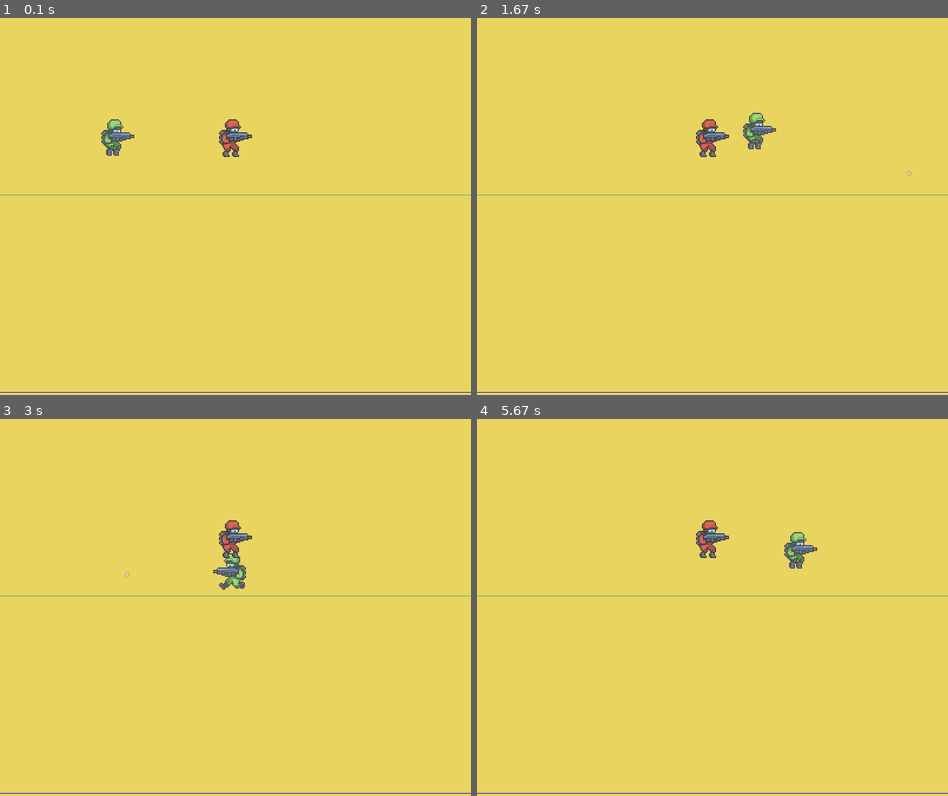
Above: before the commit, frames 1-4 (two rows, left to right).
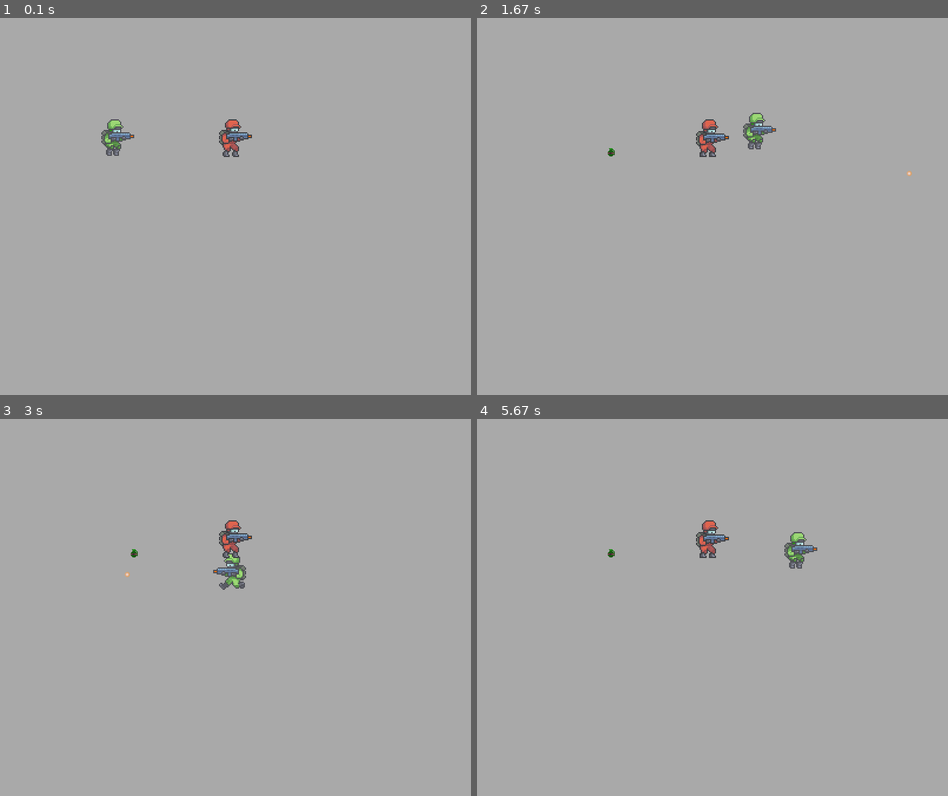
Above: after the commit, the same moments.

Repository: zen3t/Pygame
Game: pygame game, started from Jogo2/jogo/jogo/Nivel_01.py
Same seed, same stepped clock (60 frames per second), same inputs: the game is played once before the commit and once after it.
Inputs:
- Up to frame 1 (0.1 s): no input
- Up to frame 2 (1.67 s): hold Q 0.33-0.8 s; hold D 0.33-0.8 s; hold D 0.83-1.3 s; tap Space at 0.9, 1.2, 1.4 s; hold W 1.33-1.63 s
- Up to frame 3 (3 s): hold D 1.67-2.13 s; tap Space at 1.73, 2.03, 2.23, 2.53, 2.8 s; hold A 2.17-2.7 s; hold A from 2.73 s (still down)
- Up to frame 4 (5.67 s): tap Space at 3.1, 3.23, 3.63, 3.93, 4.3, 4.6, 4.8, 5.1, 5.3, 5.63 s; release A at 3.13 s; hold W 3.17-3.53 s; hold D 3.57-4.2 s; hold A 4.23-4.7 s; hold D 4.73-5.2 s; hold W 5.23-5.53 s; hold D from 5.57 s (still down)

The runs differ from the first frame. In frame 1, 99% of the frame differs, in the area x 0-100%, y 0-100%; in frame 2, 99%; in frame 3, 99%; in frame 4, 99%.

Commit message:
Criando as funcionalidades de grandas

Diff:
--- a/Jogo2/jogo/jogo/Nivel_01.py
+++ b/Jogo2/jogo/jogo/Nivel_01.py
@@ -19,22 +19,27 @@
 movimento_esquerda = False
 movimento_direita = False
 atirar = False
+granada = False
+granada_jogada = False
+
 
 bala_img = pygame.image.load("img/icons/bala.png").convert_alpha()
-
-BG = (233, 212, 96)
-GREEN = (60, 179, 113)
-BLUE = (0, 0, 255)
+granada_img = pygame.image.load("img/icons/granada.png").convert_alpha()
+
+BG = (169, 169, 169)
+# GREEN = (60, 179, 113)
+# BLUE = (0, 0, 255)
 
 
 def desenho_bg():
     tela.fill(BG)
-    pygame.draw.line(tela, GREEN, (0, 300), (TELA_LARGURA, 300))
-    pygame.draw.line(tela, BLUE, (0, 635), (TELA_LARGURA, 635))
+
+    # pygame.draw.line(tela, GREEN, (0, 300), (TELA_LARGURA, 300))
+    # pygame.draw.line(tela, BLUE, (0, 635), (TELA_LARGURA, 635))
 
 
 class Soldado(pygame.sprite.Sprite):
-    def __init__(self, jogador_tipo, x, y, scale, velocidade, municao):
+    def __init__(self, jogador_tipo, x, y, scale, velocidade, municao, granadas):
 
         pygame.sprite.Sprite.__init__(self)
         self.vivo = True
@@ -43,7 +48,10 @@
         self.municao = municao
         self.inicio_municao = municao
         self.vel_y = 0
+        self.saude_vida = 100
+        #        self.max_vida = self.max_vida
         self.atirar_bala_count = 0
+        self.granadas = granadas
         self.direcao = 1
         self.pular = False
         self.no_ar = True
@@ -53,7 +61,7 @@
         self.acao = 0
         self.atualizar_tempo = pygame.time.get_ticks()
 
-        animacao_tipo = ["jogador_img", "Correr", "pular"]
+        animacao_tipo = ["jogador_img", "Correr", "pular", "Morto"]
 
         for animacao in animacao_tipo:
             temp_list = []
@@ -74,6 +82,7 @@
 
     def atualizar(self):
         self.atualizar_animacao()
+        self.checar_a_vida()
         if self.atirar_bala_count > 0:
             self.atirar_bala_count -= 1
 
@@ -132,7 +141,10 @@
             self.frame_index += 1
 
         if self.frame_index >= len(self.animacao_lista[self.acao]):
-            self.frame_index = 0
+            if self.acao == 3:
+                self.frame_index = len(self.animacao_lista[self.acao]) - 1
+            else:
+                self.frame_index = 0
 
     def atualizar_acao(self, new_action):
         if new_action != self.acao:
@@ -140,6 +152,13 @@
 
             self.frame_index = 0
             self.atualizar_tempo = pygame.time.get_ticks()
+
+    def checar_a_vida(self):
+        if self.saude_vida <= 0:
+            self.saude_vida = 0
+            self.velocidade = 0
+            self.vivo = False
+            self.atualizar_acao(3)
 
     def desenho(self, tela):
         tela.blit(pygame.transform.flip(self.image, self.virar, False), self.rect)
@@ -160,15 +179,38 @@
         self.rect.x += self.velocidade * self.direcao
 
         if self.rect.right < 0 or self.rect.left > TELA_LARGURA:
-
             self.kill()
 
+        if pygame.sprite.spritecollide(jogador, bala_grupo, False):
+            if jogador.vivo:
+                jogador.saude_vida -= 5
+                self.kill()
+
+        if pygame.sprite.spritecollide(inimigo, bala_grupo, False):
+            if inimigo.vivo:
+                inimigo.saude_vida -= 25
+                self.kill()
+
+
+class Granada(pygame.sprite.Sprite):
+    def __init__(self, x, y, direcao):
+
+        pygame.sprite.Sprite.__init__(self)
+        self.tempo = 100
+        self.vel_y = -10
+        self.velocidade = 7
+        self.image = granada_img
+        self.rect = self.image.get_rect()
+        self.rect.center = (x, y)
+        self.direcao = direcao
+
 
 bala_grupo = pygame.sprite.Group()
-
-
-jogador = Soldado("jogador", 200, 200, 2, 5, 20)
-inimigo = Soldado("inimigo", 400, 200, 2, 5, 20)
+granada_grupo = pygame.sprite.Group()
+
+
+jogador = Soldado("jogador", 200, 200, 2, 5, 20, 6)
+inimigo = Soldado("inimigo", 400, 200, 2, 5, 20, 0)
 
 
 run = True
@@ -180,11 +222,23 @@
     jogador.atualizar()
     jogador.desenho(tela)
     inimigo.desenho(tela)
+    inimigo.atualizar()
     bala_grupo.update()
     bala_grupo.draw(tela)
+    granada_grupo.update()
+    granada_grupo.draw(tela)
     if jogador.vivo:
         if atirar:
             jogador.atirar()
+        elif granada and granada_jogada == False and jogador.granadas > 0:
+            granada = Granada(
+                jogador.rect.centerx + (0.5 * jogador.rect.size[0] * jogador.direcao),
+                jogador.rect.top,
+                jogador.direcao,
+            )
+            granada_grupo.add(granada)
+            granada_jogada = True
+            jogador.granadas -= 1
         if jogador.no_ar:
             jogador.atualizar_acao(2)
 
@@ -207,6 +261,9 @@
 
             if event.key == pygame.K_SPACE:
                 atirar = True
+
+            if event.key == pygame.K_q:
+                granada = True
 
             if event.key == pygame.K_w and jogador.vivo:
                 jogador.pular = True
@@ -221,6 +278,9 @@
             if event.key == pygame.K_SPACE:
                 atirar = False
 
+            if event.key == pygame.K_q:
+                granada = False
+                granada_jogada = False
     pygame.display.update()
 
 pygame.quit()
Renamed: Jogo2/jogo/jogo/img/icons/grenade.png -> Jogo2/jogo/jogo/img/icons/granada.png
Binary file added: Jogo2/jogo/jogo/img/inimigo/Morto/0.png
Binary file added: Jogo2/jogo/jogo/img/inimigo/Morto/1.png
Binary file added: Jogo2/jogo/jogo/img/inimigo/Morto/2.png
Binary file added: Jogo2/jogo/jogo/img/inimigo/Morto/3.png
Binary file added: Jogo2/jogo/jogo/img/inimigo/Morto/4.png
Binary file added: Jogo2/jogo/jogo/img/inimigo/Morto/5.png
Binary file added: Jogo2/jogo/jogo/img/inimigo/Morto/6.png
Binary file added: Jogo2/jogo/jogo/img/inimigo/Morto/7.png
Binary file added: Jogo2/jogo/jogo/img/jogador/Morto/0.png
Binary file added: Jogo2/jogo/jogo/img/jogador/Morto/1.png
Binary file added: Jogo2/jogo/jogo/img/jogador/Morto/2.png
(and 5 more such lines)
